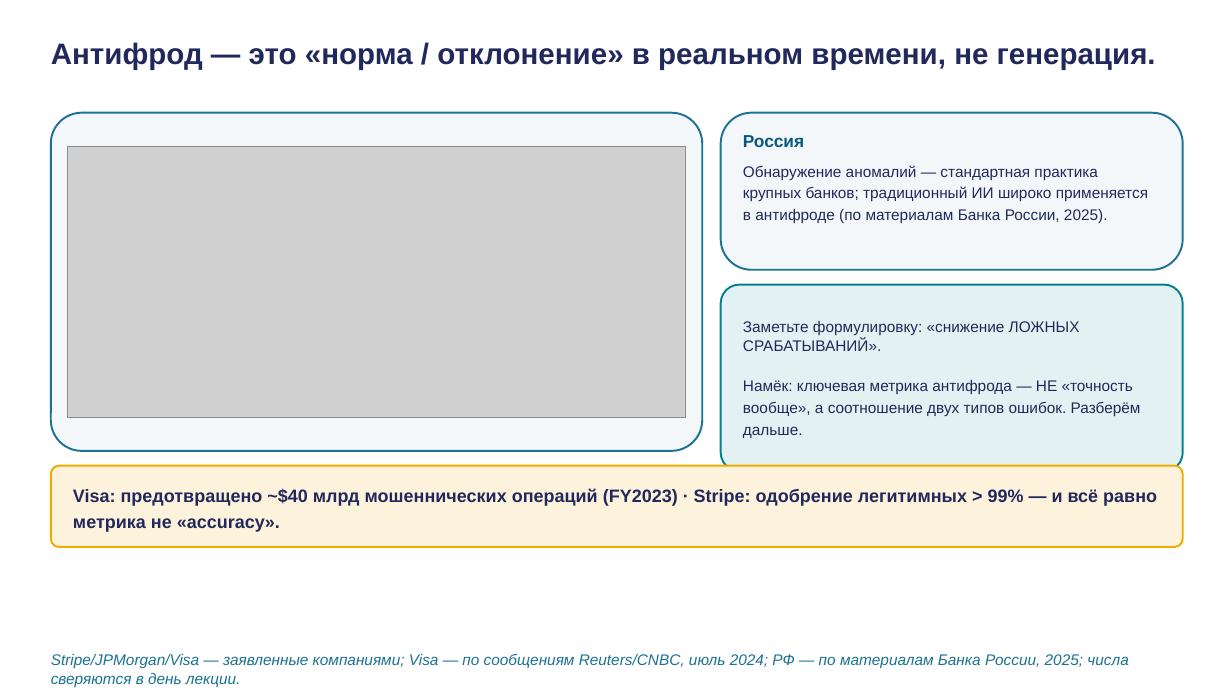
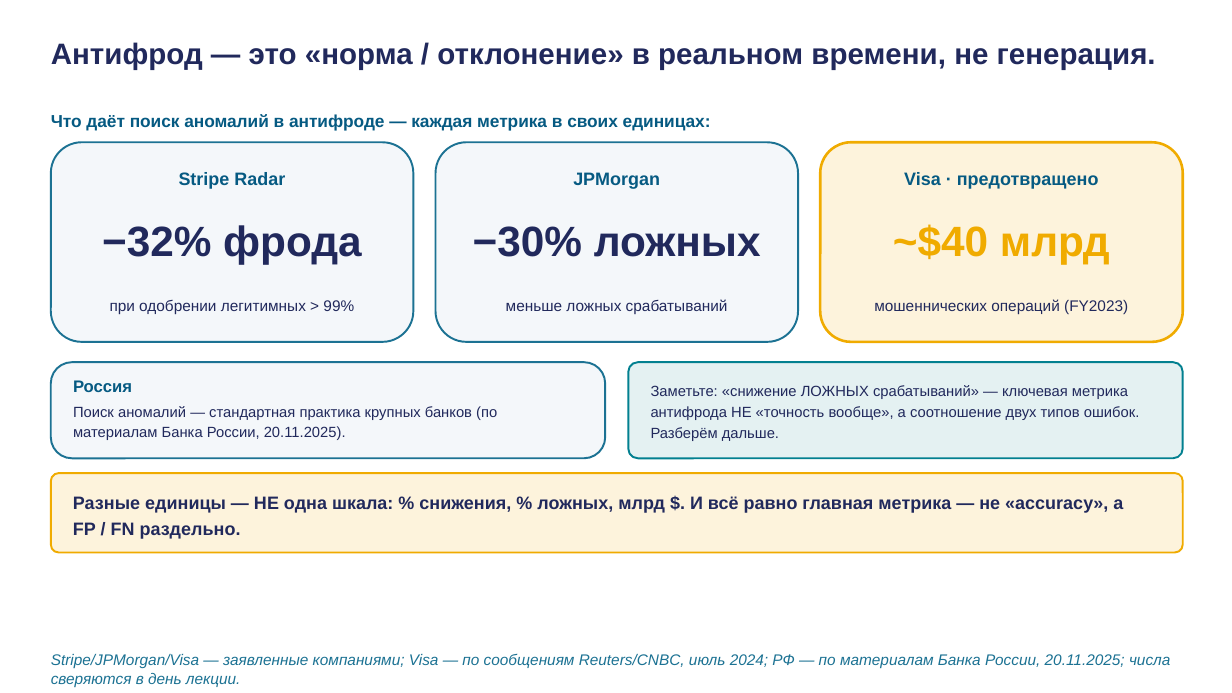
Before and after one commit to tellina-study/AI-usage-lessons, a slide deck: slide 13 of library/lectures/lec-05/rendered/lec-05.pptx. Drawn at 1232x693 pixels with LibreOffice and Linux fonts; fonts in the diff are those of the drawing; grey boxes stand for pictures. Boxes give left, top, right and bottom in pixels: in the first picture for what was removed or moved away, otherwise in the second. Text is boxed around its words. In the diff, an @@ line names an element or a change of style, - is before the commit and + after.

```diff
--- a/library/lectures/lec-05/rendered/lec-05.pptx
+++ b/library/lectures/lec-05/rendered/lec-05.pptx
@@ text added at bbox=[51, 114, 711, 131], 13.5 pt, text #065A82, bold @@
+Что даёт поиск аномалий в антифроде — каждая метрика в своих единицах:
@@ rounded rectangle: place and size @@
-rounded rectangle at bbox=[51, 113, 702, 451]
+rounded rectangle at bbox=[51, 142, 413, 342]
@@ rounded rectangle at bbox=[51, 142, 413, 342]: proportions changed @@
@@ picture removed at bbox=[67, 146, 686, 418] @@
@@ rounded rectangle at bbox=[435, 142, 798, 342]: proportions changed @@
@@ rounded rectangle: place and size @@
-rounded rectangle at bbox=[721, 113, 1183, 270]
+rounded rectangle at bbox=[435, 142, 798, 342]
@@ rounded rectangle added at bbox=[821, 142, 1183, 342], fill #FDF3DC, outline #F0AB00 2 pt @@
@@ text added at bbox=[179, 172, 285, 189], 14 pt, text #065A82, bold @@
+Stripe Radar
@@ text added at bbox=[573, 172, 660, 189], 14 pt, text #065A82, bold @@
+JPMorgan
@@ text added at bbox=[904, 172, 1099, 189], 14 pt, text #065A82, bold @@
+Visa · предотвращено
@@ text added at bbox=[102, 225, 362, 264], 33 pt, text #21295C, bold @@
+−32% фрода
@@ text added at bbox=[473, 226, 761, 257], 33 pt, text #21295C, bold @@
+−30% ложных
@@ text added at bbox=[893, 224, 1110, 264], 33 pt, text #F0AB00, bold @@
+~$40 млрд
@@ text added at bbox=[506, 299, 728, 314], 12 pt, text #21295C @@
+меньше ложных срабатываний
@@ text added at bbox=[874, 299, 1128, 314], 12 pt, text #21295C @@
+мошеннических операций (FY2023)
@@ text added at bbox=[110, 300, 354, 314], 12 pt, text #21295C @@
+при одобрении легитимных > 99%
@@ rounded rectangle added at bbox=[51, 362, 605, 458], fill #F4F7FA, outline #1C7293 1.5 pt @@
@@ text "Россия": place and size @@
-text "Россия" at bbox=[743, 135, 804, 147]
+text "Россия" at bbox=[73, 380, 132, 392]
@@ text "Россия" at bbox=[73, 380, 132, 392]: size 13.5 to 13 pt @@
@@ rounded rectangle: place and size @@
-rounded rectangle at bbox=[721, 285, 1183, 471]
+rounded rectangle at bbox=[628, 362, 1183, 458]
@@ text at bbox=[651, 385, 1140, 441]: text changed; size 12 to 11.5 pt @@
-Заметьте формулировку: «снижение ЛОЖНЫХ СРАБАТЫВАНИЙ».
-Намёк: ключевая метрика антифрода — НЕ «точность вообще», а соотношение двух типов ошибок. Разберём дальше.
+Заметьте: «снижение ЛОЖНЫХ срабатываний» — ключевая метрика антифрода НЕ «точность вообще», а соотношение двух типов ошибок. Разберём дальше.
@@ text at bbox=[73, 406, 497, 440]: text changed; size 12 to 11.5 pt @@
-Обнаружение аномалий — стандартная практика крупных банков; традиционный ИИ широко применяется в антифроде (по материалам Банка России, 2025).
+Поиск аномалий — стандартная практика крупных банков (по материалам Банка России, 20.11.2025).
@@ rounded rectangle: place and size @@
-rounded rectangle at bbox=[51, 466, 1183, 547]
+rounded rectangle at bbox=[51, 473, 1183, 553]
@@ text at bbox=[73, 496, 1123, 539]: text changed @@
-Visa: предотвращено ~$40 млрд мошеннических операций (FY2023) · Stripe: одобрение легитимных > 99% — и всё равно метрика не «accuracy».
+Разные единицы — НЕ одна шкала: % снижения, % ложных, млрд $. И всё равно главная метрика — не «accuracy», а FP / FN раздельно.
@@ text at bbox=[51, 654, 1170, 687]: text changed @@
-Stripe/JPMorgan/Visa — заявленные компаниями; Visa — по сообщениям Reuters/CNBC, июль 2024; РФ — по материалам Банка России, 2025; числа сверяются в день лекции.
+Stripe/JPMorgan/Visa — заявленные компаниями; Visa — по сообщениям Reuters/CNBC, июль 2024; РФ — по материалам Банка России, 20.11.2025; числа сверяются в день лекции.
```
Also in this commit, not shown: 16 other slides changed, 1 slide added, 1 slide removed, 35 other files.
